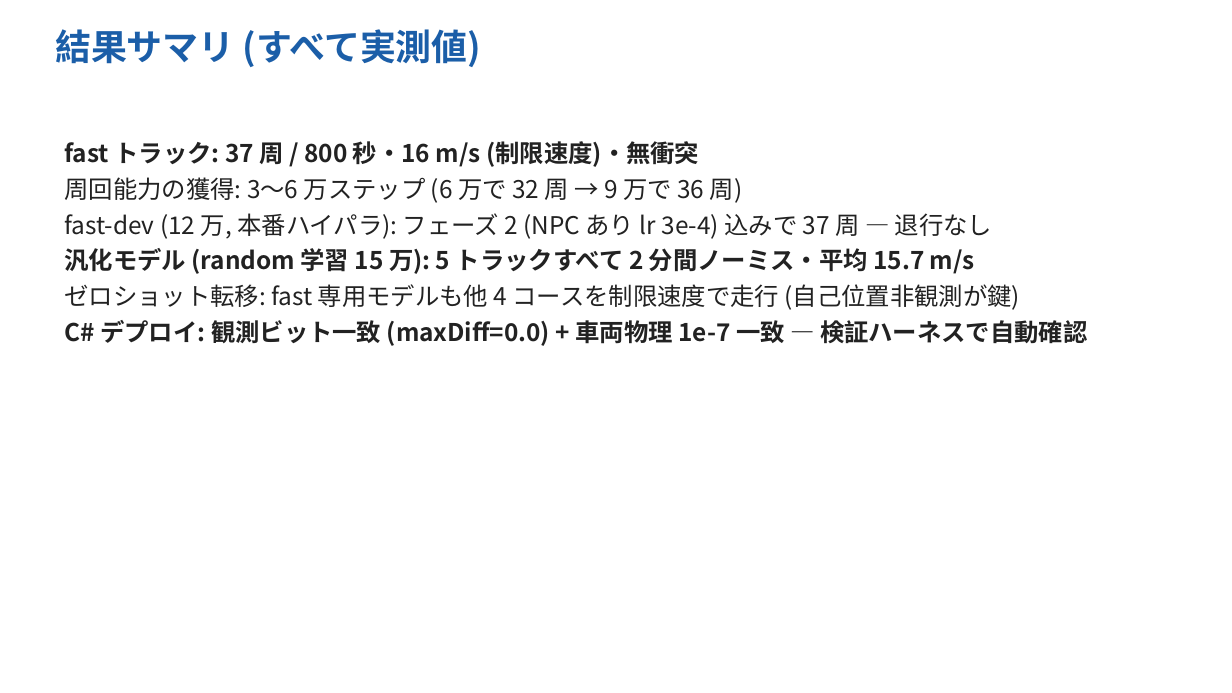
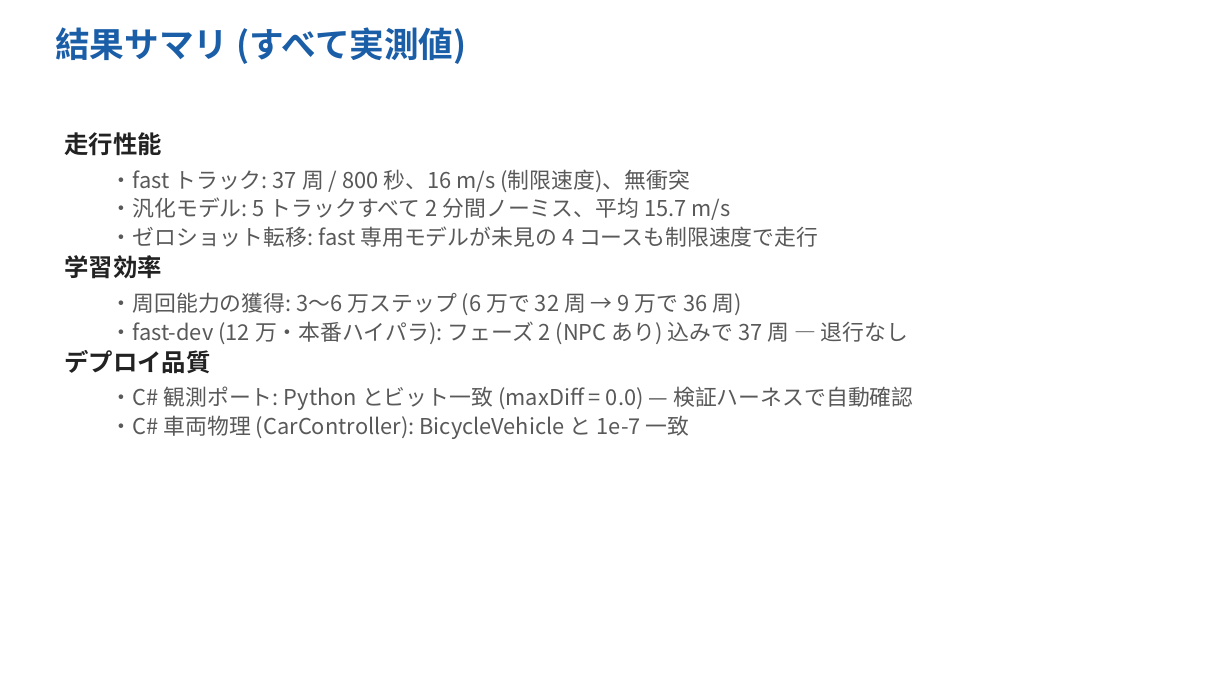
Before and after one commit to Evergarden0101/CircuitAgents, a slide deck: slide 5 of docs/CircuitAgents_intro_ja.pptx. Drawn at 1232x693 pixels with LibreOffice and Linux fonts; fonts in the diff are those of the drawing. Boxes give left, top, right and bottom in pixels: in the first picture for what was removed or moved away, otherwise in the second. Text is boxed around its words. In the diff, an @@ line names an element or a change of style, - is before the commit and + after.

```diff
--- a/docs/CircuitAgents_intro_ja.pptx
+++ b/docs/CircuitAgents_intro_ja.pptx
@@ text "結果サマリ (すべて実測値)" at (55,27,466,64): size 28 to 27 pt @@
@@ text at (64,132,913,439): text changed; size 19 to 17 pt; text colour #222222 to #595959; bold off @@
-fast トラック: 37 周 / 800 秒・16 m/s (制限速度)・無衝突
-周回能力の獲得: 3〜6 万ステップ (6 万で 32 周 → 9 万で 36 周)
-fast-dev (12 万, 本番ハイパラ): フェーズ 2 (NPC あり lr 3e-4) 込みで 37 周 — 退行なし
-汎化モデル (random 学習 15 万): 5 トラックすべて 2 分間ノーミス・平均 15.7 m/s
-ゼロショット転移: fast 専用モデルも他 4 コースを制限速度で走行 (自己位置非観測が鍵)
-C# デプロイ: 観測ビット一致 (maxDiff=0.0) + 車両物理 1e-7 一致 — 検証ハーネスで自動確認
+走行性能
+  ・fast トラック: 37 周 / 800 秒、16 m/s (制限速度)、無衝突
+  ・汎化モデル: 5 トラックすべて 2 分間ノーミス、平均 15.7 m/s
+  ・ゼロショット転移: fast 専用モデルが未見の 4 コースも制限速度で走行
+学習効率
+  ・周回能力の獲得: 3〜6 万ステップ (6 万で 32 周 → 9 万で 36 周)
+  ・fast-dev (12 万・本番ハイパラ): フェーズ 2 (NPC あり) 込みで 37 周 — 退行なし
+デプロイ品質
+  ・C# 観測ポート: Python とビット一致 (maxDiff = 0.0) — 検証ハーネスで自動確認
+  ・C# 車両物理 (CarController): BicycleVehicle と 1e-7 一致
```
Also in this commit, not shown: 16 other slides changed, 2 slides added, 3 slides removed, 3 other files.
